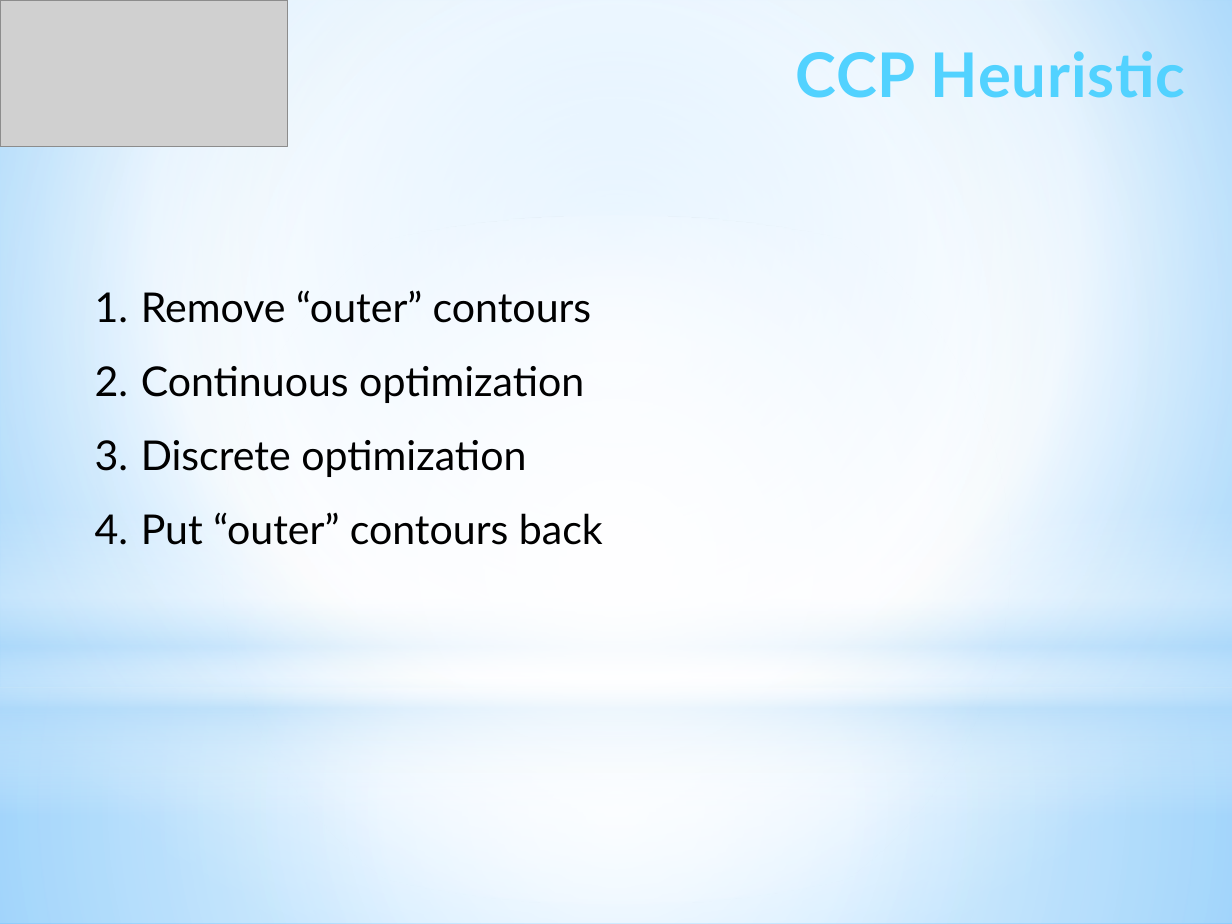
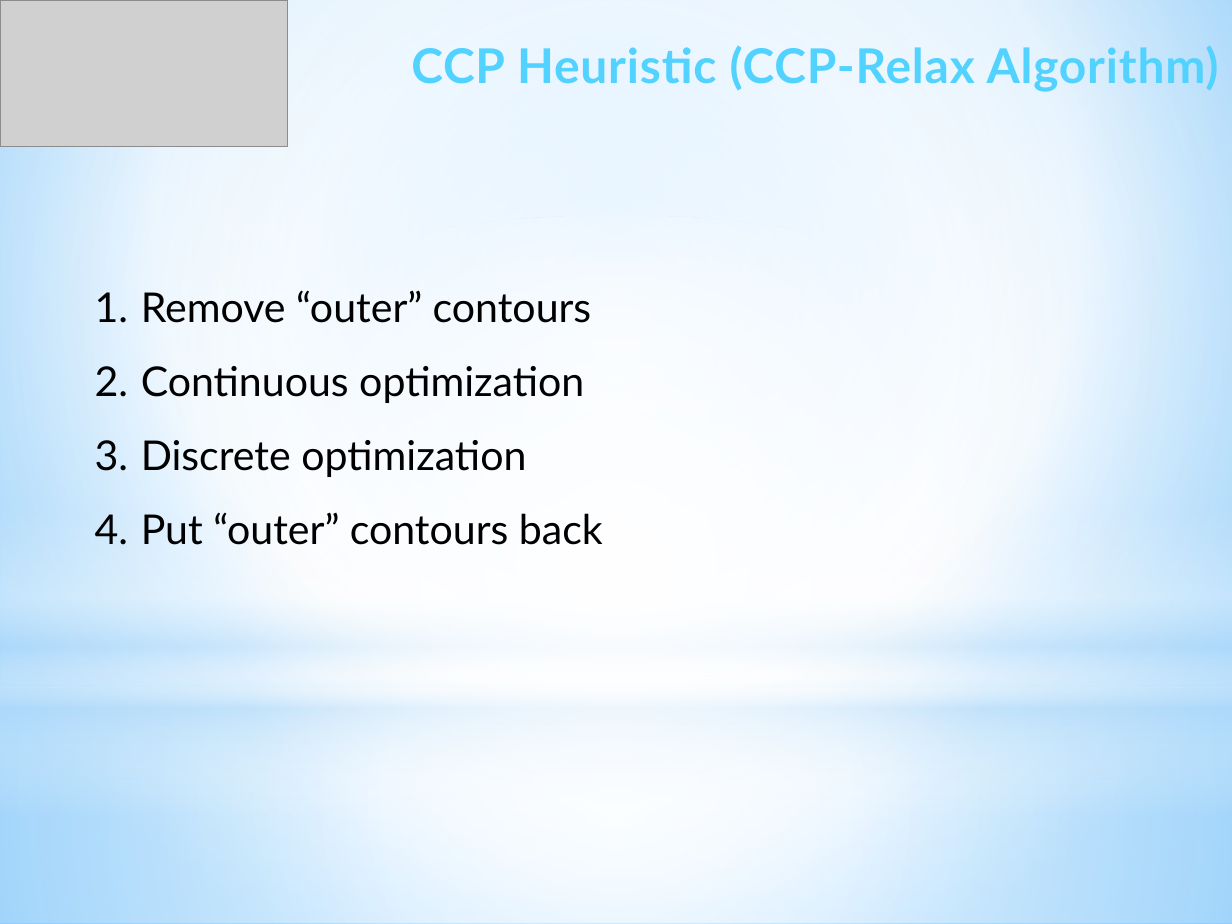
Before and after one commit to ukoloff/LaTeX, a slide deck: slide 13 of Optima2020/pptx/Report.pptx (slide 9 before the commit). Drawn at 1232x924 pixels with LibreOffice and Linux fonts; fonts in the diff are those of the drawing; grey boxes stand for pictures. Boxes give left, top, right and bottom in pixels: in the first picture for what was removed or moved away, otherwise in the second. Text is boxed around its words. In the diff, an @@ line names an element or a change of style, - is before the commit and + after.

```diff
--- a/Optima2020/pptx/Report.pptx
+++ b/Optima2020/pptx/Report.pptx
@@ text at box(411, 45, 1219, 92): text changed; size 36 to 28 pt @@
-CCP Heuristic
+CCP Heuristic (CCP-Relax Algorithm)
```
Also in this commit, not shown: 3 other slides changed, 5 slides added.
